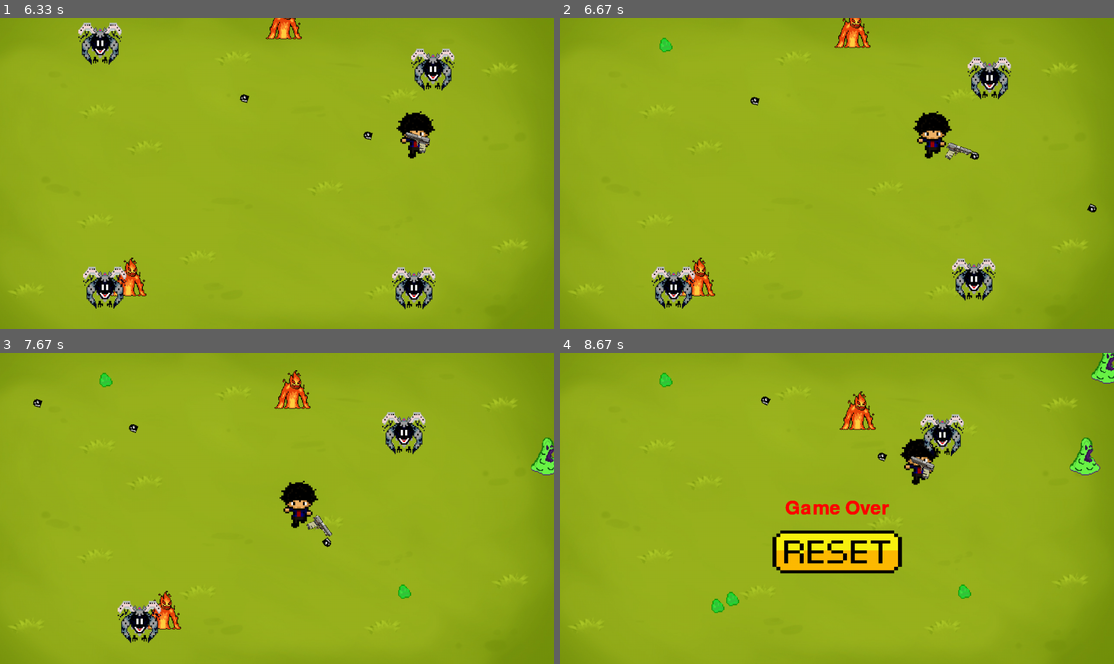
Above: before the commit, frames 1-4 (two rows, left to right).
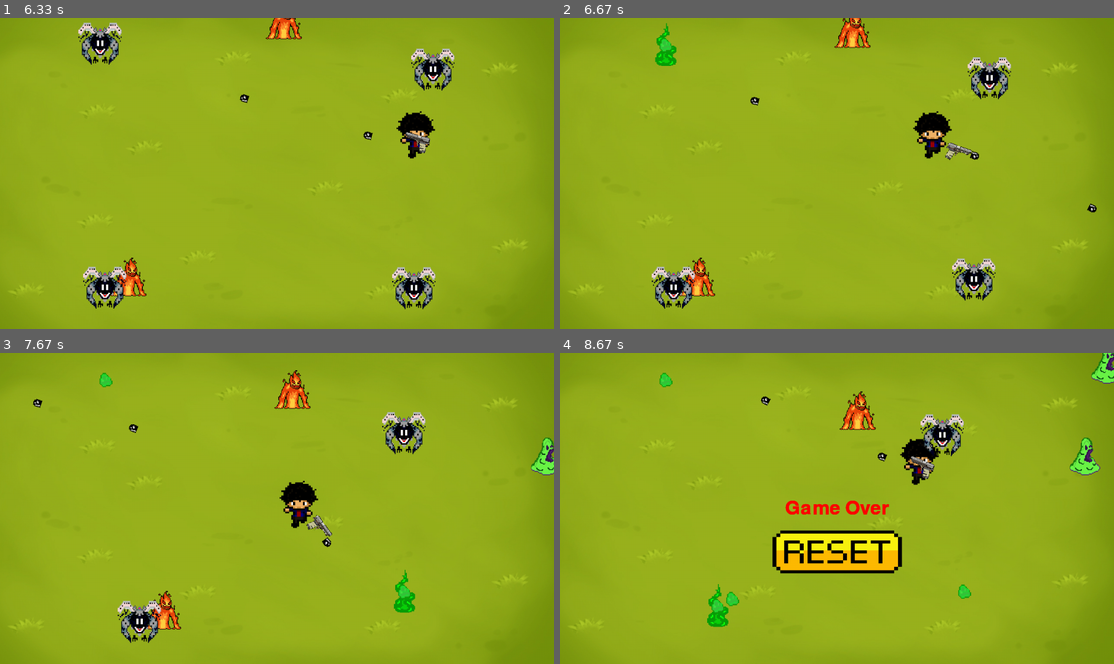
Above: after the commit, the same moments.

Repository: m13w/Legacy_of_Brok
Game: pygame game, started from pygame- game/main.py
Two runs of this game, one before a commit and one after it. Both use one fixed random seed, a clock stepped at 60 frames per second and the inputs below.
Inputs (mouse positions are in pixels of both pictures, inside the frame that each line leads up to):
- Up to frame 1 (6.33 s): hold D 0.33-0.8 s; move the mouse to (254, 185) at 0.37 s; hold W 0.83-1.13 s; move the mouse to (144, 176) at 0.87 s; hold D 1.17-1.63 s; move the mouse to (360, 64) at 1.2 s; hold A 1.67-2.2 s; move the mouse to (288, 67) at 1.7 s; hold S 2.23-2.53 s; move the mouse to (282, 204) at 2.27 s; hold A 2.57-2.97 s; move the mouse to (421, 223) at 2.6 s; hold W 3-3.37 s; move the mouse to (421, 145) at 3.03 s; hold D 3.4-4.03 s; move the mouse to (476, 148) at 3.43 s; hold S 4.07-4.43 s; move the mouse to (470, 235) at 4.1 s; hold A 4.47-4.93 s; move the mouse to (299, 161) at 4.5 s; hold D 4.97-5.43 s; move the mouse to (155, 117) at 5 s; hold W 5.47-5.77 s; move the mouse to (426, 207) at 5.5 s; hold D 5.8-6.27 s; move the mouse to (188, 70) at 5.83 s; hold A from 6.3 s (still down)
- Up to frame 2 (6.67 s): keep holding A; move the mouse to (1030, 170) at 6.33 s
- Up to frame 3 (7.67 s): release A at 6.83 s; hold S 6.87-7.17 s; move the mouse to (171, 433) at 6.9 s; hold A 7.2-7.6 s; move the mouse to (376, 611) at 7.23 s; hold W from 7.63 s (still down)
- Up to frame 4 (8.67 s): move the mouse to (709, 614) at 7.67 s; release W at 8 s; hold D from 8.03 s (still down); move the mouse to (803, 415) at 8.07 s

Frame 1 is identical in both runs. In frame 2, 0.2% of the frame differs, in the area x 17-21%, y 1-16%; in frame 3, 0.2%, in the area x 71-75%, y 69-84%; in frame 4, 0.2%.

Commit message:
update: Explosion effect feature after shooting enemies. added.

Diff:
--- a/pygame- game/engine_init.py
+++ b/pygame- game/engine_init.py
@@ -1,13 +1,26 @@
 import pygame
 import math
-from load import gun_image, gun_image_rev, projectile_image,drop_image
+from load import gun_image, gun_image_rev, projectile_image,drop_image, shot_effect
+from user_settings import ENEMY_COL_RADIUS, PLAYER_COL_RADIUS
 
-PLAYER_COL_RADIUS = 40
-ENEMY_COL_RADIUS = 40
-WINDOW_WIDTH = 1280
-WINDOW_HEIGHT = 720
 enemies = []
 active_items = []
+
+class Explosion:
+    def __init__(self, image, position, duration) -> None:
+        self.image = image
+        self.rect = image.get_rect(center= position)
+        self.duration = duration
+        self.start_time = pygame.time.get_ticks()
+
+    def update(self):
+        current_time = pygame.time.get_ticks()
+        if current_time - self.start_time >= self.duration:
+            return True
+        return False
+
+    def draw(self, screen):
+        screen.blit(self.image, self.rect.topleft)
 
 class Crystal:
     def __init__(self, image, position):
--- a/pygame- game/load.py
+++ b/pygame- game/load.py
@@ -26,6 +26,9 @@
 drop_image = pygame.image.load(ASSETS_PATH + "drop.png")
 drop_image = pygame.transform.scale(drop_image, (40, 40))
 
+shot_effect = pygame.image.load(ASSETS_PATH + "shot_effect.png")
+shot_effect = pygame.transform.scale(shot_effect, (50, 100))
+
 enemy_images = [
     pygame.transform.scale(enemy_image1, (100, 100)),
     pygame.transform.scale(enemy_image2, (100, 100)),
--- a/pygame- game/main.py
+++ b/pygame- game/main.py
@@ -2,15 +2,14 @@
 import pygame
 import pygame.mask
 import random
-from engine_init import Crystal, Player, Enemy, active_items
-from load import background_image, player_image, enemy_images, reset_image, gun_image, projectile_image, drop_image
+from user_settings import ENEMY_SPAWN_RATE, WINDOW_WIDTH, WINDOW_HEIGHT
+from engine_init import Crystal, Player, Enemy, Explosion, active_items
+from load import background_image, player_image, enemy_images, reset_image, shot_effect
 import sys
-
-ENEMY_SPAWN_RATE = 0.02
 
 # pygame setup
 pygame.init()
-screen = pygame.display.set_mode((1280, 720))
+screen = pygame.display.set_mode((WINDOW_WIDTH, WINDOW_HEIGHT))
 clock = pygame.time.Clock()
 running = True
 game_over = False
@@ -30,6 +29,7 @@
 
 player = Player(player_image, (screen.get_width() / 2, screen.get_height() / 2))
 enemies = []
+active_explosions = []
 
 def reset_game() -> None:
     global game_over, player_pos, enemies, active_items
@@ -58,7 +58,6 @@
         player.update(dt, keys, mouse_pos=mouse_pos)
         player.draw(screen)
 
-
         # Detect and handle bullet-enemy collisions
         for bullet in player.projectiles[:]:
             bullet.update(dt)
@@ -67,7 +66,16 @@
                     player.projectiles.remove(bullet)
                     enemies.remove(enemy)
                     enemy.kill()
+                    explosion = Explosion(shot_effect, enemy.rect.center, 200) # 200 = ms
+                    active_explosions.append(explosion)
                     break
+
+
+        for explosion in active_explosions[:]:
+            if explosion.update():
+                active_explosions.remove(explosion)
+            else:
+                explosion.draw(screen)
 
         # Remove bullets and enemies when off-screen
         for bullet in player.projectiles[:]:
--- a/pygame- game/tempCodeRunnerFile.py
+++ b/pygame- game/tempCodeRunnerFile.py
@@ -1,134 +1,2 @@
-""" un brotato cu mecanici de upgrade de chicken invaders - main file by VladIfju and CiprianPopa"""
-import pygame
-import pygame.mask
-import random
-from engine_init import Crystal, Player, Enemy, active_items
-from load import background_image, player_image, enemy_images, reset_image, gun_image, projectile_image, drop_image
-import sys
-
-ENEMY_SPAWN_RATE = 0.02
-
-# pygame setup
-pygame.init()
-screen = pygame.display.set_mode((1280, 720))
+mode((WINDOW_WIDTH, WINDOW_HEIGHT))
 clock = pygame.time.Clock()
-running = True
-game_over = False
-dt = 0
-pygame.display.set_caption("Legacy of Brok")
-
-# Load your character image
-pygame.display.set_icon(player_image)
-font = pygame.font.Font(None, 64)
-
-# Resize the character image
-player_image = pygame.transform.scale(player_image, (90, 110))
-
-# button for reset UI
-reset_button_rect = reset_image.get_rect()
-reset_button_rect.center = (screen.get_width() / 2, screen.get_height() / 2 + 100)
-
-player = Player(player_image, (screen.get_width() / 2, screen.get_height() / 2))
-enemies = []
-
-def reset_game() -> None:
-    global game_over, player_pos, enemies, active_items
-    game_over = False
-    player_pos = pygame.Vector2(screen.get_width() / 2, screen.get_height() / 2)
-    enemies = []
-    if game_over:
-        active_items = []
-    player.collected_items = []  # Reset collected items
-    player.level = 0  # Reset level
-    active_items.clear()
-
-
-#MAIN GAME LOOP
-while running:
-    for event in pygame.event.get():
-        if event.type == pygame.QUIT:
-            running = False
-
-    mouse_pos = pygame.mouse.get_pos()
-
-    if not game_over:
-        screen.blit(background_image, (0, 0))  #DRAW BACKGROUND
-
-        keys = pygame.key.get_pressed()
-        player.update(dt, keys, mouse_pos=mouse_pos)
-        player.draw(screen)
-
-
-        # Detect and handle bullet-enemy collisions
-        for bullet in player.projectiles[:]:
-            bullet.update(dt)
-            for enemy in enemies[:]:
-                if bullet.rect.colliderect(enemy.rect):
-                    player.projectiles.remove(bullet)
-                    enemies.remove(enemy)
-                    enemy.kill()
-                    break
-
-        # Remove bullets and enemies when off-screen
-        for bullet in player.projectiles[:]:
-            if bullet.rect.left > screen.get_width() or bullet.rect.right < 0 or bullet.rect.top > screen.get_height() or bullet.rect.bottom < 0:
-                player.projectiles.remove(bullet)
-
-        #Colision test enemies
-        for enemy in enemies[:]:
-            enemy.update(dt, player)
-            if enemy.check_collision(player):
-                game_over = True
-                break
-
-        # Spawn enemies from random edges
-        if random.random() < 0.00:  #SPAWN RATE
-            spawn_edge = random.choice(["top", "bottom", "left", "right"])
-            if spawn_edge == "top":
-                spawn_point = pygame.Vector2(random.uniform(0, screen.get_width()), 0)
-            elif spawn_edge == "bottom":
-                spawn_point = pygame.Vector2(random.uniform(0, screen.get_width()), screen.get_height())
-            elif spawn_edge == "left":
-                spawn_point = pygame.Vector2(0, random.uniform(0, screen.get_height()))
-            else:
-                spawn_point = pygame.Vector2(screen.get_width(), random.uniform(0, screen.get_height()))
-
-            enemy_image = random.choice(enemy_images)
-            enemy = Enemy(enemy_image, spawn_point)
-            enemies.append(enemy)
-
-        for bullet in player.projectiles:
-            bullet.update(dt)
-
-            rotated_bullet = pygame.transform.rotate(bullet.image, -bullet.angle)  # Rotate bullet image
-            rotated_rect = rotated_bullet.get_rect(center=bullet.rect.center)
-            screen.blit(rotated_bullet, rotated_rect.topleft)
-
-        firing_point = player.rect.center + player.gun_offset.rotate(-player.gun_angle)
-
-        for enemy in enemies:
-            enemy.draw(screen)
-
-        for item in active_items[:]:
-            if isinstance(item, Crystal):
-                item.draw(screen)
-
-            item.draw(screen)
-
-    else:
-        game_over_text = font.render("Game Over", True, (255, 0, 0))
-        text_rect = game_over_text.get_rect(center=(screen.get_width() / 2, screen.get_height() / 2))
-        screen.blit(game_over_text, text_rect)
-        screen.blit(reset_image, reset_button_rect)
-        mouse_x, mouse_y = pygame.mouse.get_pos()
-        mouse_clicked = pygame.mouse.get_pressed()
-        if reset_button_rect.collidepoint(mouse_x, mouse_y) and mouse_clicked[0]:
-            reset_game()
-
-    # flip() the display to put your work on screen
-    pygame.display.flip()
-    # limits FPS to 60
-    dt = clock.tick(60) / 1000
-
-pygame.quit()
-sys.exit()
--- a/pygame- game/user_settings.py
+++ b/pygame- game/user_settings.py
@@ -0,0 +1,5 @@
+ENEMY_SPAWN_RATE = 0.02
+WINDOW_WIDTH = 1280
+WINDOW_HEIGHT = 720
+PLAYER_COL_RADIUS = 40
+ENEMY_COL_RADIUS = 40
Binary file added: pygame- game/assets/shot_effect.png
